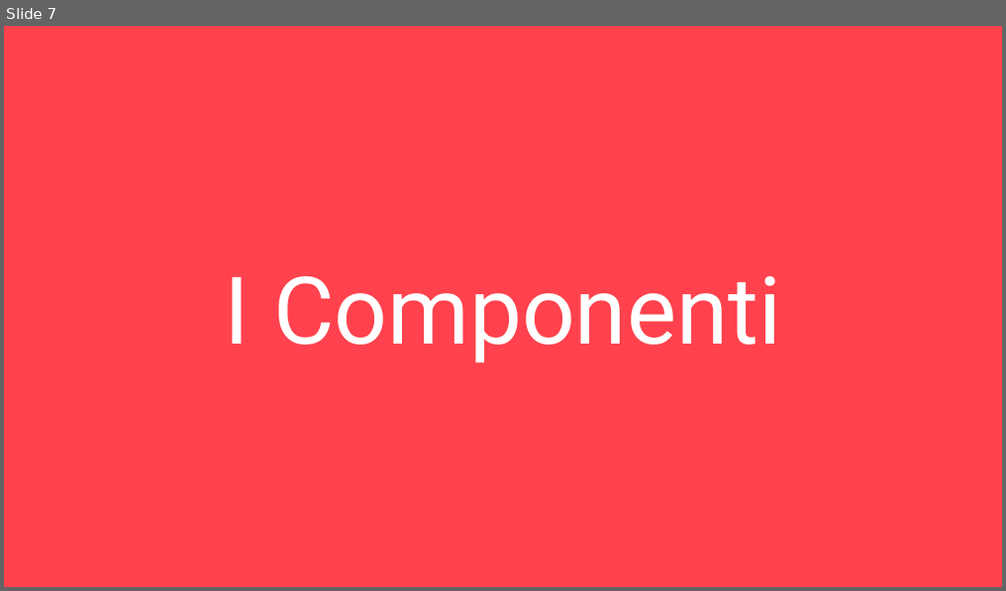
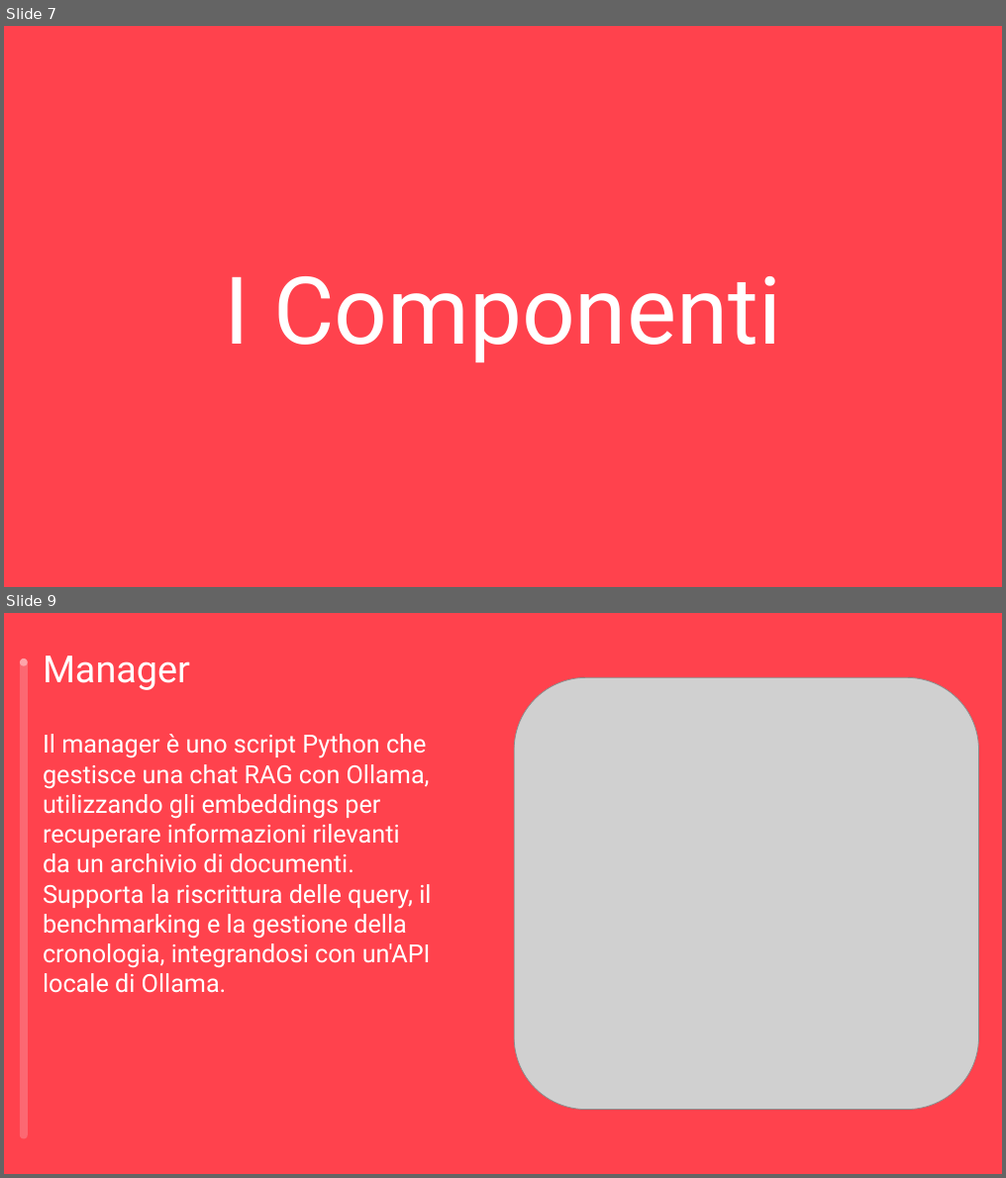
Before and after one commit to DanieleT07/ChatBotProjectEvaluation, a slide deck: docs/resources/Presentation.pptx. Shown one above the other, each under a label of ours: slide 7 before the commit, slides 7 and 9 after it; the slides between them are not shown. The pictures are 1006x591 and 1006x1178 pixels, drawn with LibreOffice and Linux fonts; fonts in the diff are those of the drawing; grey boxes stand for pictures. Boxes give left, top, right and bottom in pixels: in the first picture for what was removed or moved away, otherwise in the second. Text is boxed around its words. In the diff, an @@ line names an element or a change of style, - is before the commit and + after.

```diff
--- a/docs/resources/Presentation.pptx
+++ b/docs/resources/Presentation.pptx
@@ slide 9 added at bbox=[4, 613, 1002, 1174], background #FF424D @@
@@ cylinder added at bbox=[20, 659, 27, 1140], fill #FC6872 @@
@@ text added at bbox=[43, 656, 190, 690], 36 pt, text #FFFFFF @@
+Manager
@@ picture added at bbox=[514, 677, 979, 1109] @@
@@ text added at bbox=[43, 734, 431, 993], 24 pt, text #FFFFFF @@
+Il manager è uno script Python che gestisce una chat RAG con Ollama, utilizzando gli embeddings per recuperare informazioni rilevanti da un archivio di documenti. Supporta la riscrittura delle query, il benchmarking e la gestione della cronologia, integrandosi con un'API locale di Ollama.
```
Also in this commit, not shown: 2 slides changed, 1 slide removed, 7 other files.
